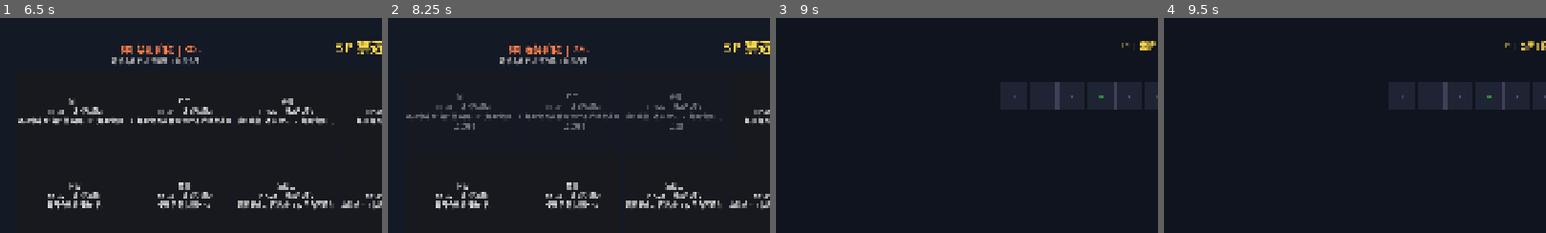
Above: before the commit, frames 1-4 (left to right).
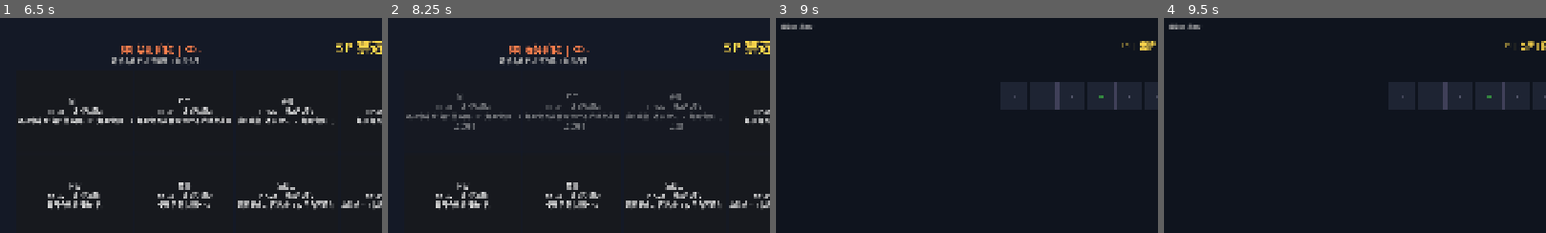
Above: after the commit, the same moments.

Repository: 41hu/card_duel
Game: Godot game, scene res://scenes/main_menu.tscn
The game is run twice, just before and just after one commit, with the same random seed, the same clock (stepped at 60 frames per second) and the same inputs.
Inputs (mouse positions are % of the whole screen's width and height, from its top left):
- Up to frame 1 (6.5 s): click "创建房间" at 0.5 s; click "创建" at 1.25 s; click "返回" at 2 s; click "加入房间" at 2.75 s; click (48, 37) at 3.52 s; type "12" at 3.6 s; click "加入" at 4.25 s; click "返回" at 5 s; click "自我对战" at 5.75 s
- Up to frame 2 (8.25 s): click "剑士 HP:28 | 近7远3魔2 近战命中后: 抽1牌或…" at 6.5 s; click "弓手 HP:24 | 近2远8魔2 每回合首次普通远程不消…" at 7.25 s; click "法师 HP:22 | 近2远2魔8 弃1手牌, 本次魔法+…" at 8 s
- Up to frame 3 (9 s): click "圣骑士 HP:36 | 近5远2魔2 每回合首次受伤-2 …" at 8.75 s
- Up to frame 4 (9.5 s): no input
The pictures show only the part of the screen within x 0-50%, y 0-50%; the shares and areas given below are measured in that part.

Frame 1 is identical in both runs. In frame 2, less than 0.1% of the frame differs, in the area x 48-51%, y 12-16%; in frame 3, 0.2%, in the area x 1-10%, y 2-6%; in frame 4, 0.2%.

Commit message:
鹰眼武器看手牌、远程响应修复、浮点bug、作弊工具、UI优化
- 鹰眼武器命中后弹出对方手牌窗口
- 远程牵制牵制值下限为0
- 多处JSON浮点数int()转换修复
- F12开启作弊面板加卡测试
- 牌堆显示改为共享UI
- 武器类型标记显示
- 日志滚动修复

Diff:
--- a/scenes/battle_scene.tscn
+++ b/scenes/battle_scene.tscn
@@ -126,7 +126,8 @@
 script = ExtResource("3_log")
 
 [node name="VBox" type="VBoxContainer" parent="ActionLog" unique_id=812015756]
-layout_mode = 2
+layout_mode = 0
+size_flags_horizontal = 3
 
 [node name="EndTurnBtn" type="Button" parent="." unique_id=1927666764]
 layout_mode = 1
--- a/scripts/core/bp_system.gd
+++ b/scripts/core/bp_system.gd
@@ -43,15 +43,15 @@
 		"first_ban":
 			if not is_first or action != "ban": return false
 			banned_chars.append(char_id); available_chars.erase(char_id)
-			bp_phase = "second_ban"; return true
+			bp_phase = "second_ban"; bp_deadline = Time.get_ticks_msec() + BP_TIME * 1000; return true
 		"second_ban":
 			if is_first or action != "ban": return false
 			banned_chars.append(char_id); available_chars.erase(char_id)
-			bp_phase = "first_pick"; return true
+			bp_phase = "first_pick"; bp_deadline = Time.get_ticks_msec() + BP_TIME * 1000; return true
 		"first_pick":
 			if not is_first or action != "pick": return false
 			picked_chars[0] = char_id; available_chars.erase(char_id)
-			bp_phase = "second_pick"; return true
+			bp_phase = "second_pick"; bp_deadline = Time.get_ticks_msec() + BP_TIME * 1000; return true
 		"second_pick":
 			if is_first or action != "pick": return false
 			picked_chars[1] = char_id; available_chars.erase(char_id)
--- a/scripts/core/character_skills.gd
+++ b/scripts/core/character_skills.gd
@@ -259,7 +259,7 @@
 	_ms.add_log(player_idx, "狂战士+1近战")
 
 func _mage_discard(player_idx: int, params: Dictionary) -> Dictionary:
-	var uid = params.get("card_uid", -1)
+	var uid = int(params.get("card_uid", -1))
 	var cs = _ms.card_systems[player_idx]
 	if not cs.has_card(uid): return {success=false, msg="没有此牌"}
 	cs.discard_card(uid)
--- a/scripts/core/combat_system.gd
+++ b/scripts/core/combat_system.gd
@@ -139,7 +139,7 @@
 		# 远程卡可牵制远程/穿心，也可牵制魔法/吟唱
 		if attack_card in ["range", "pierce", "magic", "chant"]:
 			effect = "restrain"
-			value = defender.range_power - match_ref.movement.get_distance()
+			value = max(0, defender.range_power - match_ref.movement.get_distance())
 		else:
 			return {success=false, msg="远程卡不能响应该攻击"}
 	elif card_id in ["magic"]:
@@ -188,7 +188,8 @@
 
 	# 鹰眼：远程命中后查看对方手牌
 	if weapon_id == "hawkeye":
-		pass  # 服务端在回复中附带对方手牌信息
+		match_ref._reveal_to = attacker_idx
+		match_ref._reveal_from = defender_idx
 
 	# 毒牙：远程命中后中毒-2×2回合
 	if weapon_id == "toxic_fang":
--- a/scripts/core/match_state.gd
+++ b/scripts/core/match_state.gd
@@ -41,6 +41,8 @@
 var card_effects
 var waiting_for_discard: bool = false
 var discard_count: int = 0
+var _reveal_to: int = -1
+var _reveal_from: int = -1
 
 var _action_deadline: int = 0
 var _discard_deadline: int = 0
@@ -165,8 +167,8 @@
 	if player_idx != current_player: return {success=false, msg="不是你的回合"}
 	if waiting_for_discard:
 		var act = action_data.get("action", "")
-		if act == "discard_one": return {success=discard_one(player_idx, action_data.get("card_uid", -1))}
-		if act == "confirm_discard": confirm_discard(player_idx, action_data.get("card_uids", [])); return {success=true}
+		if act == "discard_one": return {success=discard_one(player_idx, int(action_data.get("card_uid", -1)))}
+		if act == "confirm_discard": confirm_discard(player_idx, _int_array(action_data.get("card_uids", []))); return {success=true}
 		return {success=false, msg="弃牌阶段请先弃牌或确认结束"}
 	if phase != Config.Phase.PLAYER_TURN or turn_phase != Config.TurnPhase.ACTION:
 		return {success=false, msg="当前不在出牌阶段"}
@@ -174,12 +176,14 @@
 	match action:
 		"play_card": return _do_play_card(player_idx, action_data)
 		"end_turn": _discard_phase(); return {success=true, msg="结束出牌"}
-		"use_skill": return _handle_skill(player_idx, action_data.get("skill", ""), action_data)
+		"use_skill":
+			if action_data.get("skill", "") == "_cheat": return _cheat_card(player_idx, action_data.get("type_id", ""))
+			return _handle_skill(player_idx, action_data.get("skill", ""), action_data)
 		"swordsman_choice": return _handle_swordsman_choice(player_idx, action_data)
 	return {success=false, msg="未知行动"}
 
 func _do_play_card(player_idx: int, data: Dictionary) -> Dictionary:
-	var card_uid = data.get("card_uid", -1)
+	var card_uid = int(data.get("card_uid", -1))
 	var extra = data.get("extra", {})
 	var from_idx = player_idx
 	if extra.has("from_opponent") and extra.from_opponent:
@@ -234,6 +238,15 @@
 		state_changed.emit(get_full_state())
 	return r
 
+func _cheat_card(player_idx: int, type_id: String) -> Dictionary:
+	if not Config.CARD_DB.has(type_id): return {success=false, msg="未知卡牌类型"}
+	var uid = -1000 - randi() % 1000
+	var card = {"uid": uid, "type_id": type_id}
+	card_systems[player_idx].add_to_hand(card)
+	add_log(player_idx, "[DEV]+%s" % type_id)
+	state_changed.emit(get_full_state())
+	return {success=true}
+
 func _handle_swordsman_choice(player_idx: int, data: Dictionary) -> Dictionary:
 	var p = players[player_idx]
 	if not p.get("pending_swordsman_skill", false): return {success=false, msg="无可用技能"}
@@ -251,6 +264,11 @@
 	p.pending_swordsman_skill = false
 	state_changed.emit(get_full_state())
 	return {success=true}
+
+func _int_array(arr: Array) -> Array:
+	var out = []
+	for v in arr: out.append(int(v))
+	return out
 
 func _use_card(player_idx: int, card: Dictionary):
 	card_systems[player_idx].play_card(card.uid)
@@ -281,9 +299,10 @@
 	attacker_last_damage = calc.damage
 	attacker_last_damage += char_skills.on_attack_cast(player_idx, type_id)
 	if attacker_last_damage <= 0:
-		match Config.get_card_ap_type(type_id):
-			Config.APType.ATTACK: player.ap_attack += Config.get_card_ap_cost(type_id)
-		return {success=false, msg="无法造成伤害"}
+		_use_card(player_idx, card)
+		add_log(player_idx, "被防具挡下")
+		state_changed.emit(get_full_state())
+		return {success=true, msg="被防具挡下"}
 	phase = Config.Phase.RESPONSE_WINDOW
 	response_pending = true
 	response_needed.emit(opp, {attacker=player_idx, card=type_id, damage=calc.damage, distance=distance})
@@ -323,13 +342,18 @@
 	if players[defender_idx].hp <= 0: _handle_death(defender_idx)
 	if phase == Config.Phase.GAME_OVER: return
 	turn_phase = Config.TurnPhase.ACTION
-	state_changed.emit(get_full_state())
+	var st = get_full_state()
+	if _reveal_to >= 0:
+		st["revealed_hand"] = card_systems[_reveal_from].get_hand_type_ids()
+		st["revealed_to"] = _reveal_to
+		_reveal_to = -1; _reveal_from = -1
+	state_changed.emit(st)
 
 func skip_response(defender_idx: int): process_response(defender_idx, false)
 
 func _handle_move_card(player_idx: int, card: Dictionary) -> Dictionary:
-	var direction = card.get("direction", 0)
-	var steps = card.get("steps", 1)
+	var direction = int(card.get("direction", 0))
+	var steps = int(card.get("steps", 1))
 	if direction != -1 and direction != 1: return {success=false, msg="无效移动方向"}
 	if not char_skills.move_distances(player_idx).has(steps):
 		return {success=false, msg="不支持%d步移动" % steps}
@@ -389,12 +413,7 @@
 	turn_phase = Config.TurnPhase.DISCARD
 	_action_deadline = 0
 	waiting_for_discard = true
-	var limit = movement.get_hand_limit(current_player)
-	if card_systems[current_player].hand.size() <= limit:
-		# 没超过上限，给较短时间
-		_discard_deadline = Time.get_ticks_msec() + DISCARD_TIME * 1000
-	else:
-		_discard_deadline = Time.get_ticks_msec() + DISCARD_TIME * 1000
+	_discard_deadline = Time.get_ticks_msec() + DISCARD_TIME * 1000
 	state_changed.emit(get_full_state())
 
 func discard_one(player_idx: int, card_uid: int):
@@ -467,20 +486,16 @@
 # ---- 计时器系统 ----
 func check_timers():
 	var now = Time.get_ticks_msec()
-	# BP阶段计时
 	if phase == Config.Phase.BP_PHASE:
 		bp.check_bp_timer()
 		return
-	# 出牌阶段计时
 	if _action_deadline > 0 and now >= _action_deadline:
 		_action_deadline = 0
 		add_log(current_player, "回合超时")
 		_discard_phase()
-	# 弃牌阶段计时
 	if _discard_deadline > 0 and now >= _discard_deadline:
 		_discard_deadline = 0
 		_auto_discard()
-	# 响应窗口不计时
 
 func _auto_discard():
 	if not waiting_for_discard: return
@@ -532,6 +547,7 @@
 		response_pending=response_pending, pending_attack_card=pending_attack_card,
 		waiting_for_discard=waiting_for_discard, discard_count=discard_count,
 		action_time_left=atl, discard_time_left=dtl,
+		deck_size=card_systems[0].deck.size(), discard_size=card_systems[0].discard.size(),
 		players=[], traps=traps.duplicate(), action_log=action_log.duplicate(),
 		distance=movement.get_distance(),
 	}
--- a/scripts/ui/battle_ui.gd
+++ b/scripts/ui/battle_ui.gd
@@ -14,6 +14,7 @@
 @onready var status_label = $StatusLabel
 @onready var board = $Board
 @onready var action_log = $ActionLog
+var _deck_label: Label
 
 var _game_state: Dictionary = {}
 var _player_index: int = -1
@@ -28,6 +29,7 @@
 var _last_hp: Array = [-1, -1]
 var _last_turn: int = -1
 var _last_player: int = -1
+var _cheat_on: bool = false
 var _timer_left: int = -1
 var _skill_waiting: bool = false
 var _resp_popup: Control
@@ -62,6 +64,10 @@
 	)
 	skill_confirm.pressed.connect(_on_skill_use)
 	board.cell_clicked.connect(_on_board_cell_clicked)
+	_deck_label = Label.new()
+	_deck_label.add_theme_font_size_override("font_size", 12)
+	_deck_label.add_theme_color_override("font_color", Style.HAND_TITLE)
+	add_child(_deck_label)
 	_build_popups()
 	end_turn_btn.pressed.connect(_on_end_turn)
 	confirm_btn.pressed.connect(_on_confirm_card)
@@ -76,6 +82,15 @@
 	if not cached.is_empty():
 		_on_state_updated(cached)
 		_n().battle_state_cache = {}
+
+func _input(event):
+	if not OS.is_debug_build(): return
+	if not event is InputEventKey or not event.pressed: return
+	if event.keycode == KEY_F12: _cheat_on = not _cheat_on; return
+	if not _cheat_on or not _is_my_turn: return
+	var cheat = {KEY_F1: "near", KEY_F2: "range", KEY_F3: "magic", KEY_F4: "heavy", KEY_F5: "range_weapon", KEY_F6: "magic_weapon", KEY_F7: "move", KEY_F8: "blessing", KEY_F9: "heal_3", KEY_F10: "near_weapon"}
+	if event.keycode in cheat:
+		_n().send_use_skill("_cheat", {"type_id": cheat[event.keycode]})
 
 func _on_cancel_select():
 	_selected_uid = -1
@@ -269,6 +284,9 @@
 		_last_turn = state.turn_number; _last_player = state.current_player
 		_flash(phase_label)
 
+	_deck_label.text = "牌堆:%d  弃牌:%d" % [state.get("deck_size", 0), state.get("discard_size", 0)]
+	_deck_label.position = Vector2(12, 12)
+
 	board.update(pls, state.get("traps", []), _player_index)
 
 	for c in hand_area.get_children():
@@ -301,6 +319,9 @@
 
 	action_log.show_logs(state.get("action_log", []), 8, _player_index)
 
+	if state.get("revealed_to", -1) == _player_index:
+		_on_hand_revealed(state.get("revealed_hand", []))
+
 	if state.get("response_pending", false) and state.current_player != _player_index:
 		_show_resp_popup(state.get("pending_attack_card", ""))
 
@@ -337,7 +358,7 @@
 	var txt = "[%s] %s HP:%d/%d[%s] 坐标:%d\n" % [tag, p.char_name, p.hp, p.max_hp, bar, p.position]
 	txt += "近%d 远%d 魔%d | %s | 手牌:%d/%d" % [p.near_power, p.range_power, p.magic_power, ap, p.hand_size, p.get("hand_limit", 5)]
 	if not p.weapon.is_empty():
-		txt += " | 武器:%s(%s)" % [p.weapon.data.name, p.weapon.data.desc]
+		txt += " | 武器:%s[%s](%s)" % [p.weapon.data.name, {"near":"近战","range":"远程","magic":"法术"}.get(p.weapon.data.type, "?"), p.weapon.data.desc]
 	if not p.armor.is_empty():
 		txt += " | 防具:%s" % p.armor.data.name + "(%d/%d)" % [p.armor.durability, p.armor.get("max_durability", 3)]
 	if p.get("frozen", false):
@@ -399,7 +420,7 @@
 	_refresh_highlight()
 
 func _on_confirm_card():
-	if _selected_uid < 0:
+	if _selected_uid == -1:
 		return
 	if _selected_type in ["move", "destroy"]:
 		match _selected_type:
